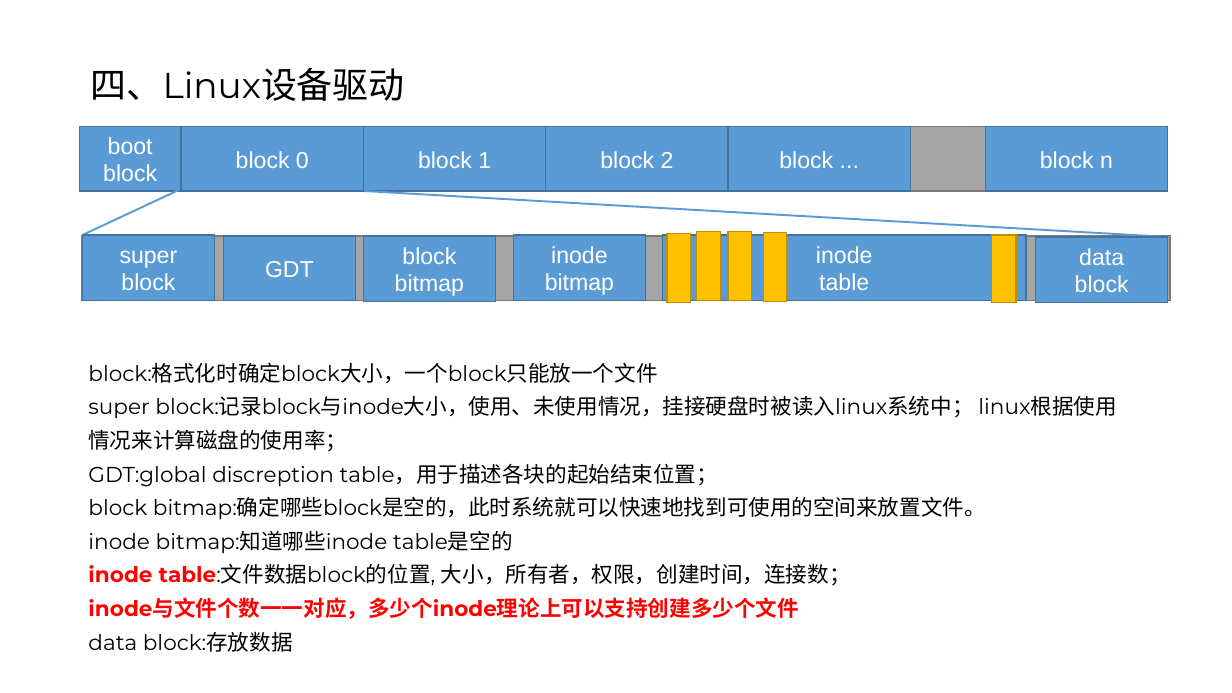
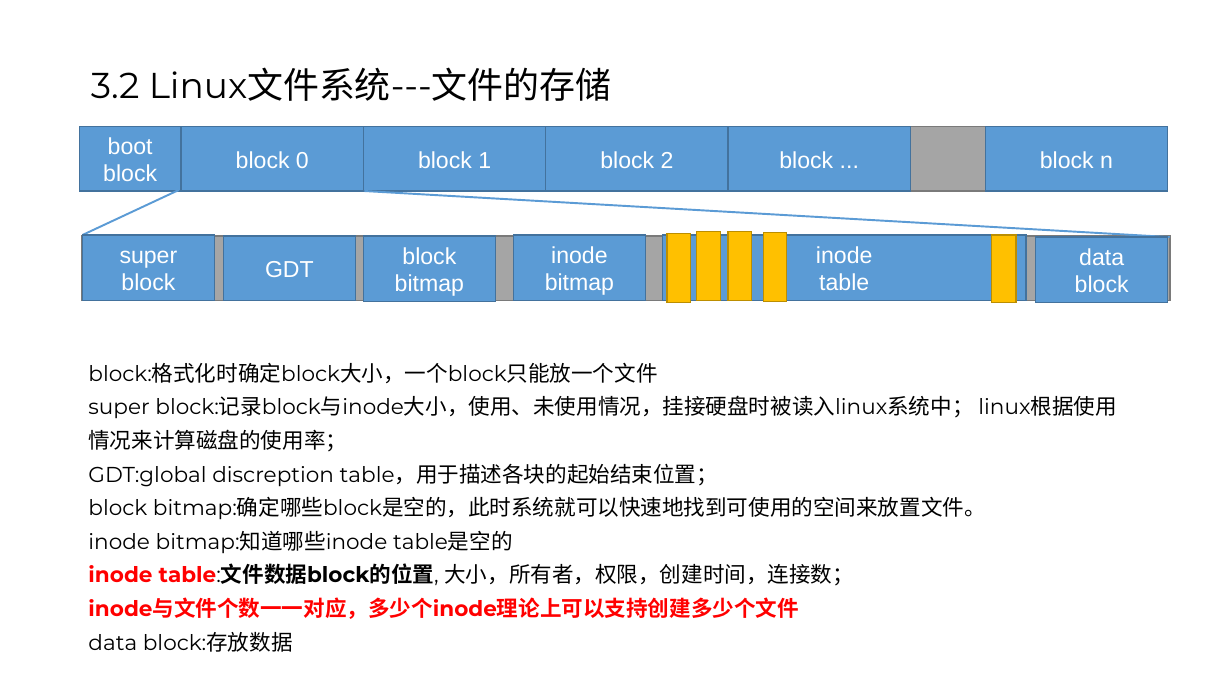
Before and after one commit to Abiggg/Note, a slide deck: slide 16 of note_of_linux/linux.pptx (slide 13 before the commit). Drawn at 1232x693 pixels with LibreOffice and Linux fonts; fonts in the diff are those of the drawing. Boxes give left, top, right and bottom in pixels: in the first picture for what was removed or moved away, otherwise in the second. Text is boxed around its words. In the diff, an @@ line names an element or a change of style, - is before the commit and + after.

```diff
--- a/note_of_linux/linux.pptx
+++ b/note_of_linux/linux.pptx
@@ title at bbox=[91, 67, 611, 101]: text changed @@
-四、Linux设备驱动
+3.2 Linux文件系统---文件的存储
@@ text at bbox=[88, 563, 854, 586]: bold on in "table:文件数据block的位置," @@
```
Also in this commit, not shown: 1 other slide changed, 5 slides added, 2 slides removed, 1 other file.
